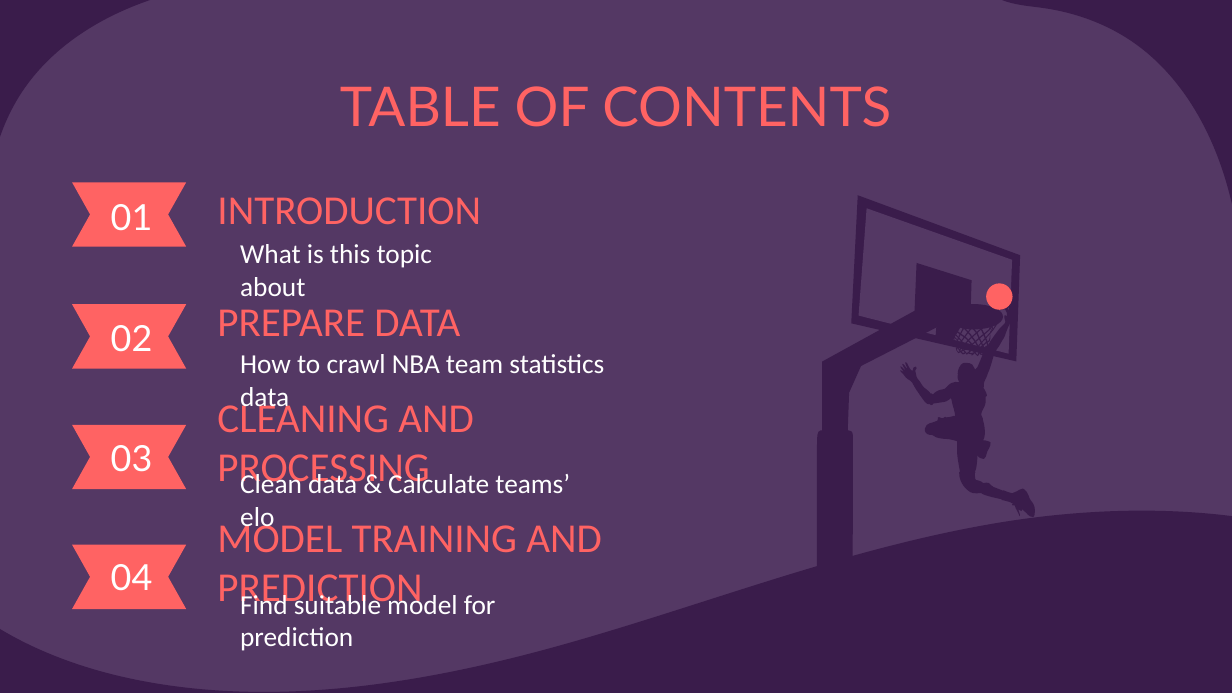
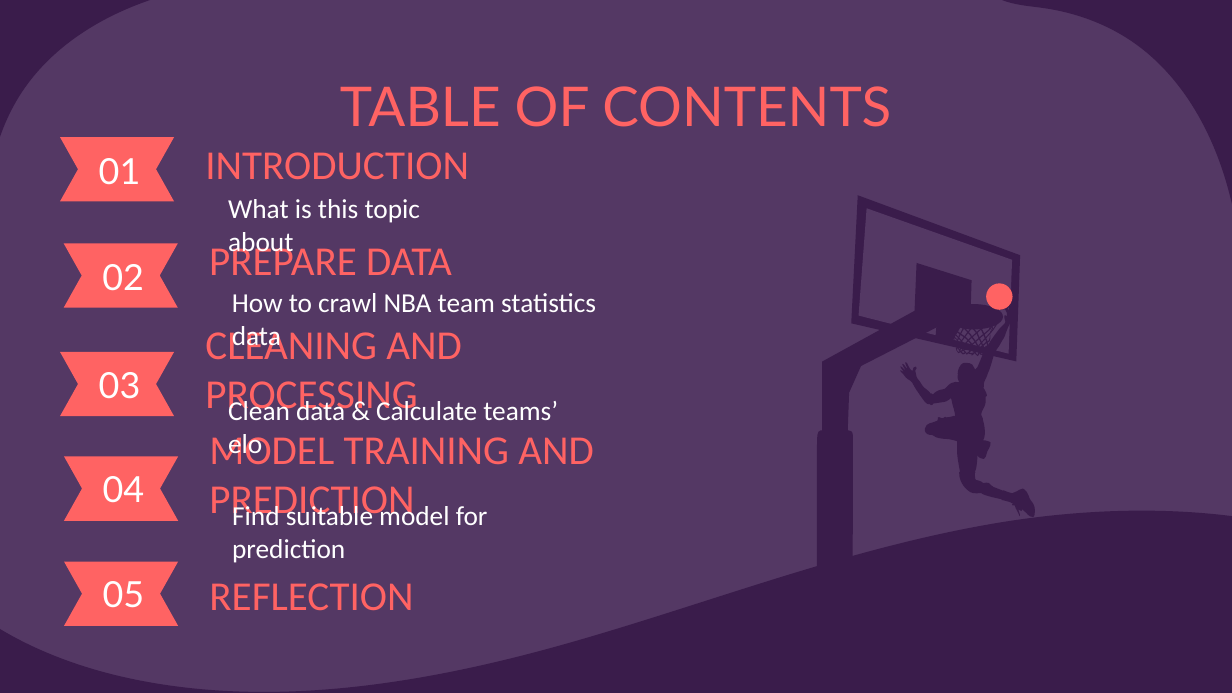
Before and after one commit to MinhVu2018/introDS_final, a slide deck: slide 2 of Slide.pptx. Drawn at 1232x693 pixels with LibreOffice and Linux fonts; fonts in the diff are those of the drawing. Boxes give left, top, right and bottom in pixels: in the first picture for what was removed or moved away, otherwise in the second. Text is boxed around its words. In the diff, an @@ line names an element or a change of style, - is before the commit and + after.

Commit message:
update slide(reflection)

```diff
--- a/Slide.pptx
+++ b/Slide.pptx
@@ freeform shape: place and size @@
-freeform shape at (71, 182, 186, 246)
+freeform shape at (60, 137, 175, 201)
@@ title "01": place and size @@
-title "01" at (111, 204, 153, 230)
+title "01" at (99, 158, 141, 184)
@@ subtitle "INTRODUCTION": place and size @@
-subtitle "INTRODUCTION" at (217, 197, 481, 225)
+subtitle "INTRODUCTION" at (205, 152, 469, 180)
@@ subtitle "What is this topic about" rewrapped from (240, 244, 432, 296) to (228, 199, 420, 257) @@
@@ 2 subtitles, 1 title: place and size @@
-2 subtitles, 1 title at (111, 309, 604, 413)
+2 subtitles, 1 title at (102, 241, 596, 352)
@@ freeform shape: place and size @@
-freeform shape at (71, 304, 186, 368)
+freeform shape at (64, 244, 179, 308)
@@ subtitle "CLEANING AND PROCESSING": place and size @@
-subtitle "CLEANING AND PROCESSING" at (217, 398, 474, 491)
+subtitle "CLEANING AND PROCESSING" at (205, 326, 462, 418)
@@ freeform shape: place and size @@
-freeform shape at (71, 425, 186, 489)
+freeform shape at (60, 352, 175, 416)
@@ title "03": place and size @@
-title "03" at (111, 445, 153, 471)
+title "03" at (99, 372, 141, 398)
@@ subtitle "Clean data & Calculate teams’ ...": place and size @@
-subtitle "Clean data & Calculate teams’ ..." at (240, 471, 570, 533)
+subtitle "Clean data & Calculate teams’ ..." at (228, 398, 558, 460)
@@ subtitle "MODEL TRAINING AND PREDICTION": place and size @@
-subtitle "MODEL TRAINING AND PREDICTION" at (217, 519, 602, 612)
+subtitle "MODEL TRAINING AND PREDICTION" at (209, 434, 594, 524)
@@ freeform shape: place and size @@
-freeform shape at (71, 545, 186, 609)
+freeform shape at (64, 456, 179, 520)
@@ title "04": place and size @@
-title "04" at (111, 564, 153, 590)
+title "04" at (103, 476, 145, 502)
@@ subtitle "Find suitable model for prediction": place and size @@
-subtitle "Find suitable model for prediction" at (240, 591, 496, 651)
+subtitle "Find suitable model for prediction" at (232, 503, 488, 563)
@@ freeform shape added at (64, 562, 179, 626), fill #FF6363 @@
@@ title added at (103, 581, 145, 607), 21 pt, text #FFFFFF @@
+05
@@ subtitle added at (209, 583, 413, 611), 24 pt, text #FF6363 @@
+REFLECTION
```
Also in this commit, not shown: 4 other slides changed, 3 slides added.
